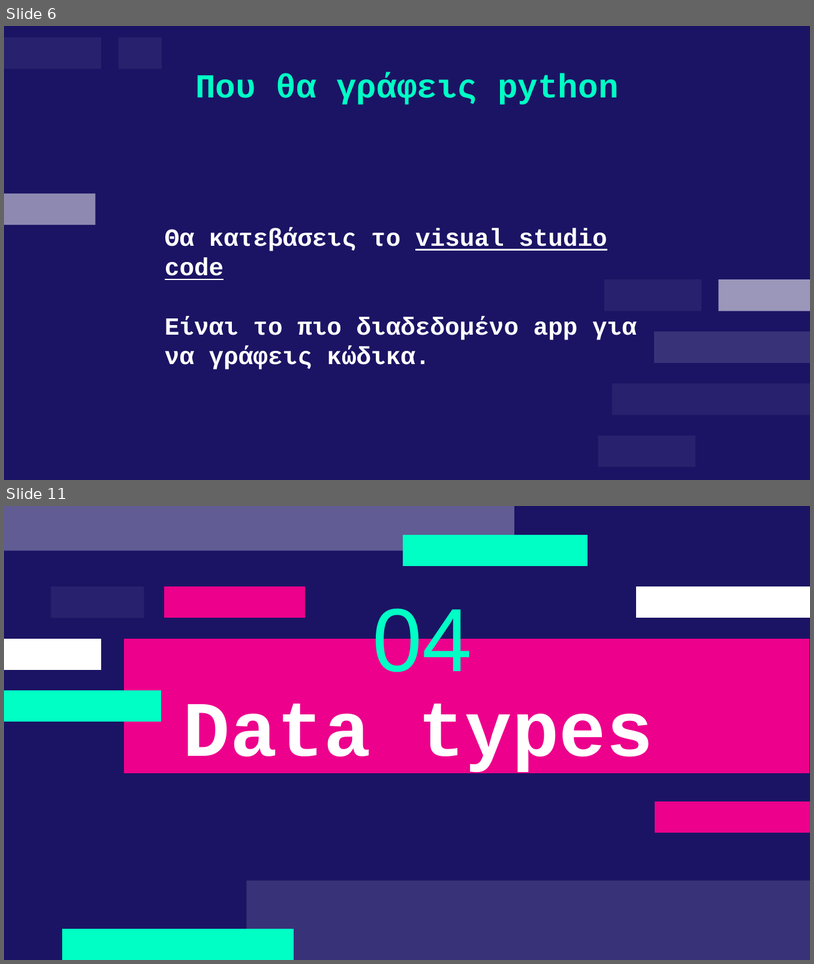
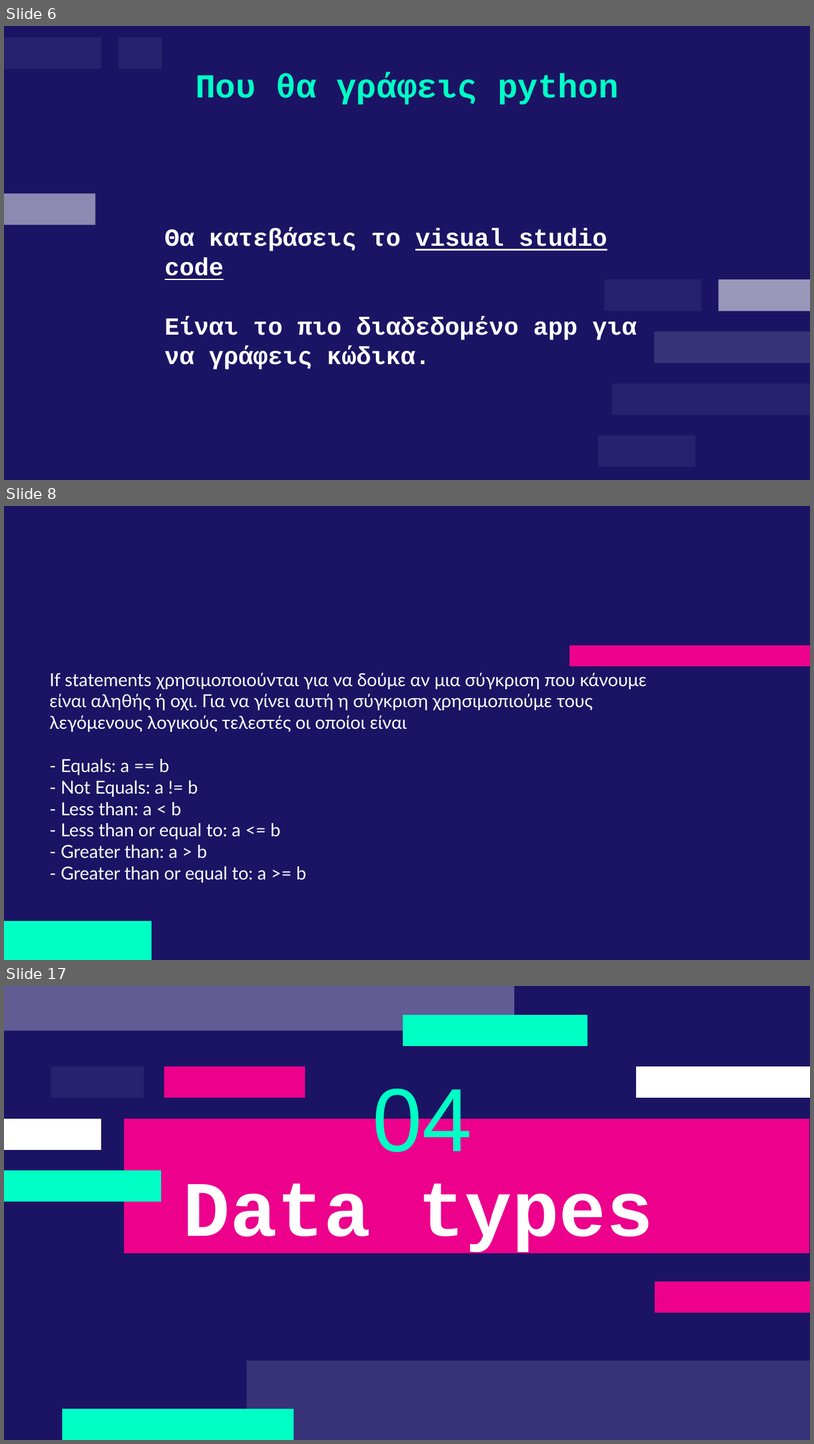
Before and after one commit to deepblue597/python_tutorial, a slide deck: lesson 2/Lesson 2 Python.pptx. Shown one above the other, each under a label of ours: slides 6 and 11 before the commit, slides 6, 8 and 17 after it; the slides between them are not shown. The pictures are 814x964 and 814x1444 pixels, drawn with LibreOffice and Linux fonts; fonts in the diff are those of the drawing. Boxes give left, top, right and bottom in pixels: in the first picture for what was removed or moved away, otherwise in the second. Text is boxed around its words. In the diff, an @@ line names an element or a change of style, - is before the commit and + after.

```diff
--- a/lesson 2/Lesson 2 Python.pptx
+++ b/lesson 2/Lesson 2 Python.pptx
@@ slide 8 added at (x1=4, y1=506, x2=810, y2=960), background #1B1464 @@
@@ freeform shape added at (x1=570, y1=645, x2=810, y2=666), fill #EC008C @@
@@ subtitle added at (x1=50, y1=672, x2=647, y2=882), 16 pt, text #FFFFFF @@
+If statements χρησιμοποιούνται για να δούμε αν μια σύγκριση που κάνουμε είναι αληθής ή οχι. Για να γίνει αυτή η σύγκριση χρησιμοπιούμε τους λεγόμενους λογικούς τελεστές οι οποίοι είναι
+- Equals: a == b
+- Not Equals: a != b
+- Less than: a < b
+- Less than or equal to: a <= b
+- Greater than: a > b
+- Greater than or equal to: a >= b
@@ freeform shape added at (x1=4, y1=921, x2=152, y2=959), fill #00FFC5 @@
@@ what was slide 11 is now slide 17 @@
```
Also in this commit, not shown: 4 slides changed, 8 other slides added, 3 slides removed, 1 other file.
